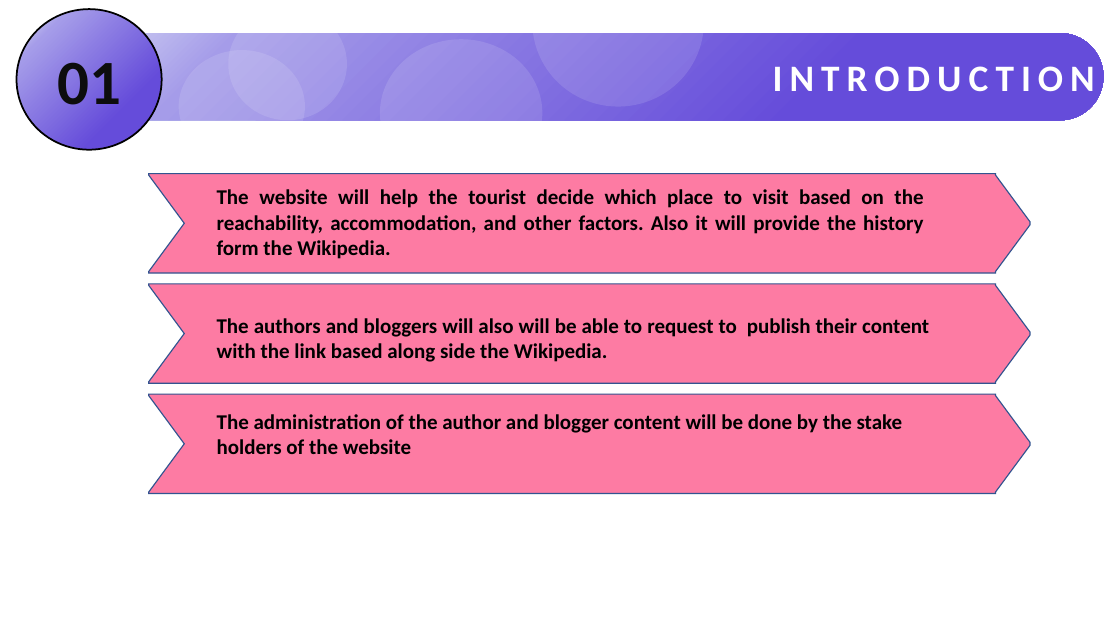
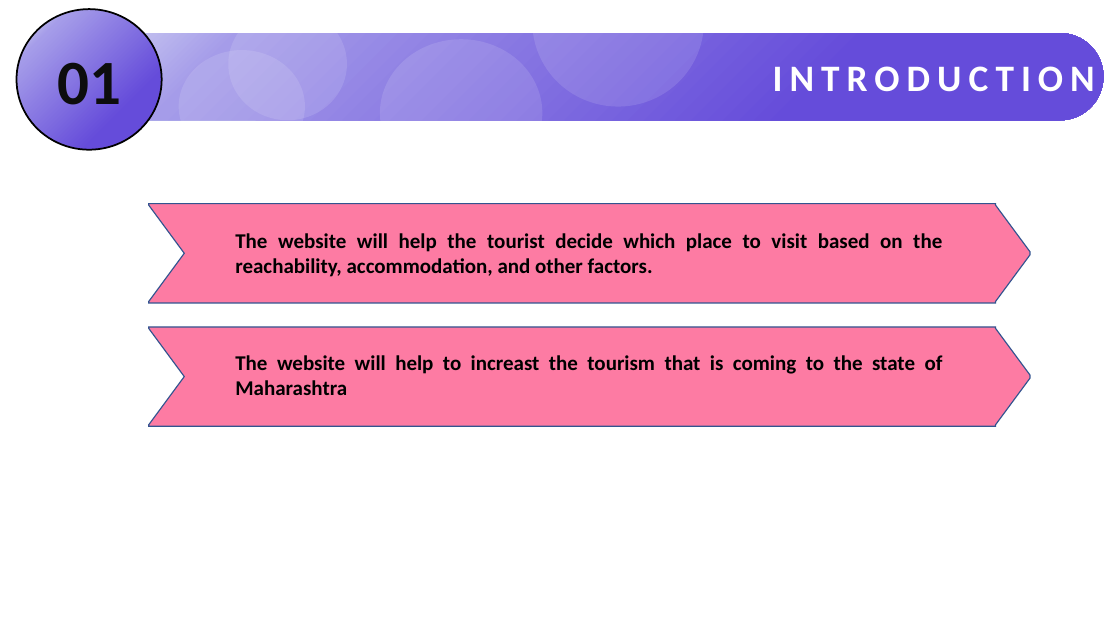
Before and after one commit to avinashkkumar/semfourproject, a slide deck: slide 2 of documentation for the project/ppt/PROJECT_PRESENTATION_1.pptx. Drawn at 1120x630 pixels with LibreOffice and Linux fonts; fonts in the diff are those of the drawing; background and template pictures are left out. Boxes give left, top, right and bottom in pixels: in the first picture for what was removed or moved away, otherwise in the second. Text is boxed around its words. In the diff, an @@ line names an element or a change of style, - is before the commit and + after.

```diff
--- a/documentation for the project/ppt/PROJECT_PRESENTATION_1.pptx
+++ b/documentation for the project/ppt/PROJECT_PRESENTATION_1.pptx
@@ freeform shape: place and size @@
-freeform shape at [149,174,1030,273]
+freeform shape at [149,203,1030,302]
@@ text at [235,233,942,277]: text changed @@
-The website will help the tourist decide which place to visit based on the reachability, accommodation, and other factors. Also it will provide the history form the Wikipedia.
+The website will help the tourist decide which place to visit based on the reachability, accommodation, and other factors.
@@ freeform shape: place and size @@
-freeform shape at [149,284,1030,383]
+freeform shape at [149,327,1030,426]
@@ text removed at [217,318,929,362] @@
-The authors and bloggers will also will be able to request to publish their content with the link based along side the Wikipedia.
@@ text added at [235,355,943,395], 18 pt, text #000000, bold @@
+The website will help to increast the tourism that is coming to the state of Maharashtra
@@ freeform shape removed at [149,394,1030,493] @@
@@ text removed at [217,414,903,454] @@
-The administration of the author and blogger content will be done by the stake holders of the website
```
Also in this commit, not shown: 2 other slides changed, 1 slide added, 1 slide removed.
